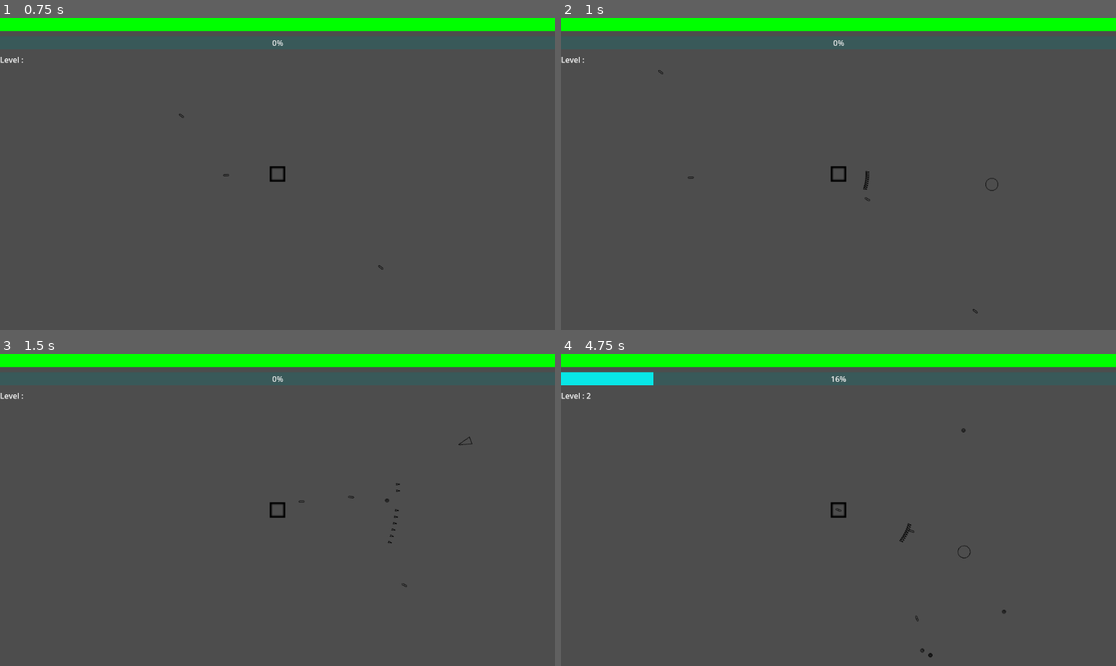
Above: before the commit, frames 1-4 (two rows, left to right).
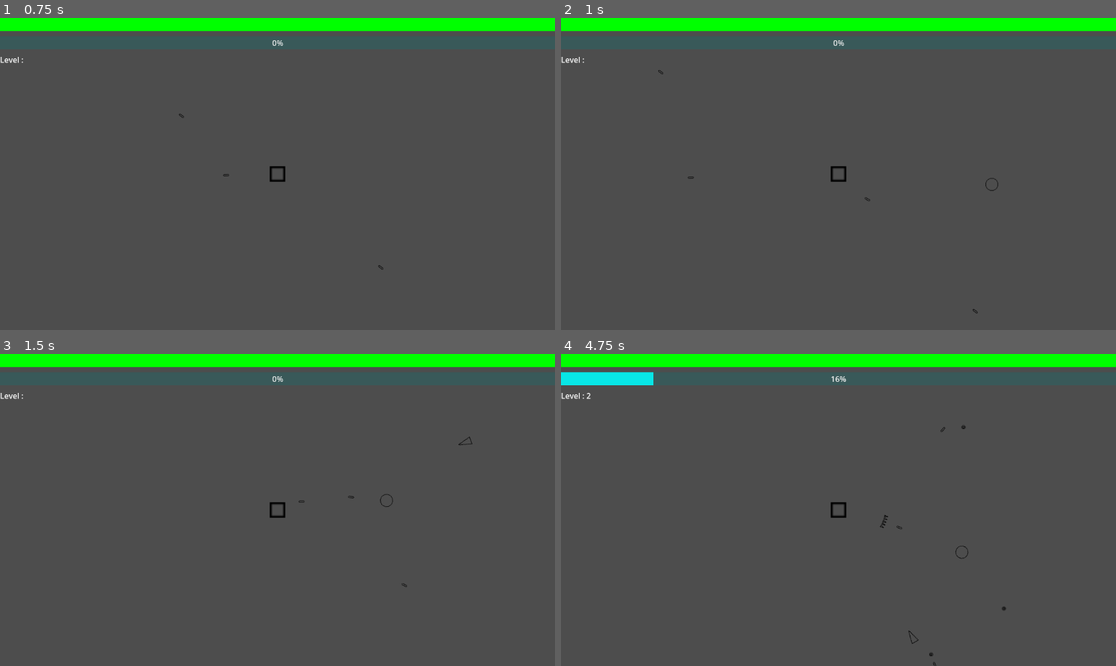
Above: after the commit, the same moments.

Repository: ROKAMETISM/Composition-Based-Practice-1
Game: Godot game, scene res://Scenes/main_game.tscn
Same seed, same stepped clock (60 frames per second), same inputs: the game is played once before the commit and once after it.
Inputs:
- Up to frame 1 (0.75 s): tap Enter at 0.5 s; hold D (move_right) from 0.53 s (still down)
- Up to frame 2 (1 s): keep holding D (move_right)
- Up to frame 3 (1.5 s): release D (move_right) at 1.28 s; hold S (move_down) from 1.28 s (still down)
- Up to frame 4 (4.75 s): release S (move_down) at 2.03 s; hold D (move_right) 2.03-2.78 s; hold W (move_up) 2.78-3.5 s; click "Shotgun - Damage" at 3.5 s; hold A (move_left) from 4.28 s (still down)

Frame 1 is identical in both runs. In frame 2, less than 0.1% of the frame differs, in the area x 54-56%, y 48-56%; in frame 3, less than 0.1%; in frame 4, 0.2%, in the area x 49-81%, y 22-100%.

Commit message:
Update weapon_shotgun.gd

Diff:
--- a/Scripts/weapon_shotgun.gd
+++ b/Scripts/weapon_shotgun.gd
@@ -2,12 +2,12 @@
 class_name WeaponShotgun
 
 var weapon_name = "Shotgun"
-@export var fire_interval := 0.8
-@export var projectile_damage := 40
-var fire_timer := fire_interval
+@export var base_fire_interval := 2.0
+@export var base_projectile_damage := 30
+var fire_timer := base_fire_interval
 const SHOTGUN_PROJECTILE = preload("res://Scenes/projectile_shotgun.tscn")
-var projectile_speed := 500.0
-var pellets := 10
+var base_projectile_speed := 400.0
+var base_pellets := 5
 var spread_angle := deg_to_rad(10.0)
 var tree_current_scene
 var player
@@ -17,11 +17,14 @@
 func update(delta : float, closest_enemy) -> void:
 	fire_timer -= delta
 	if fire_timer < 0 :
-		fire_timer += fire_interval
+		fire_timer += base_fire_interval / (1 + upgrades["Fire Rate"] * 0.3)
 		fire_weapon(closest_enemy)
 
 func fire_weapon(closest_enemy) -> void:
 	var aim
+	var pellets = base_pellets + upgrades["Pellets"]
+	var projectile_speed = base_projectile_speed * (1 + upgrades["Projectile Speed"] * 0.4)
+	var projectile_damage = base_projectile_damage * (1 + upgrades["Damage"] * 0.5)
 
 	if closest_enemy:
 		aim = (closest_enemy.global_position - player.global_position).angle()
